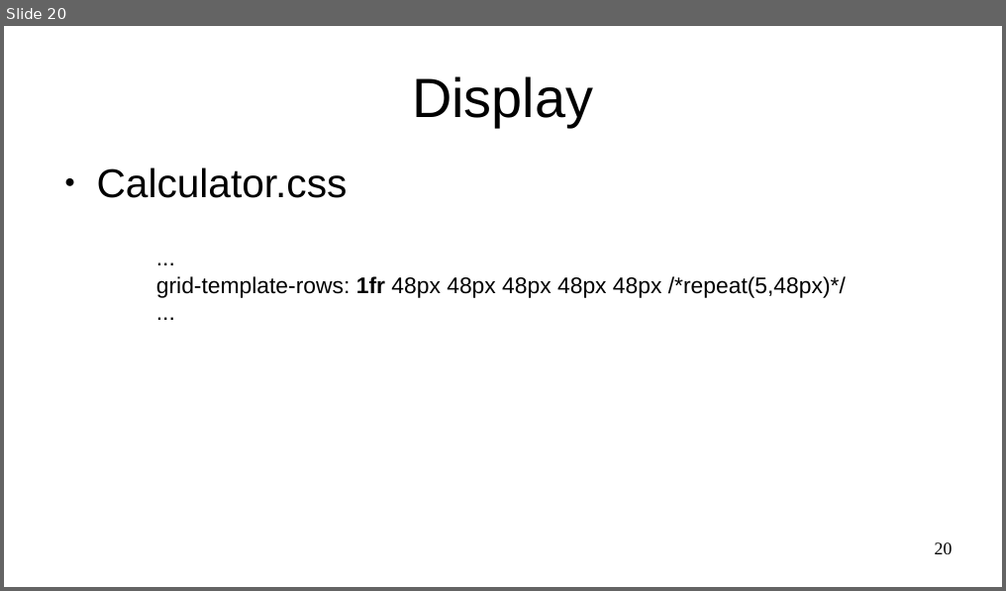
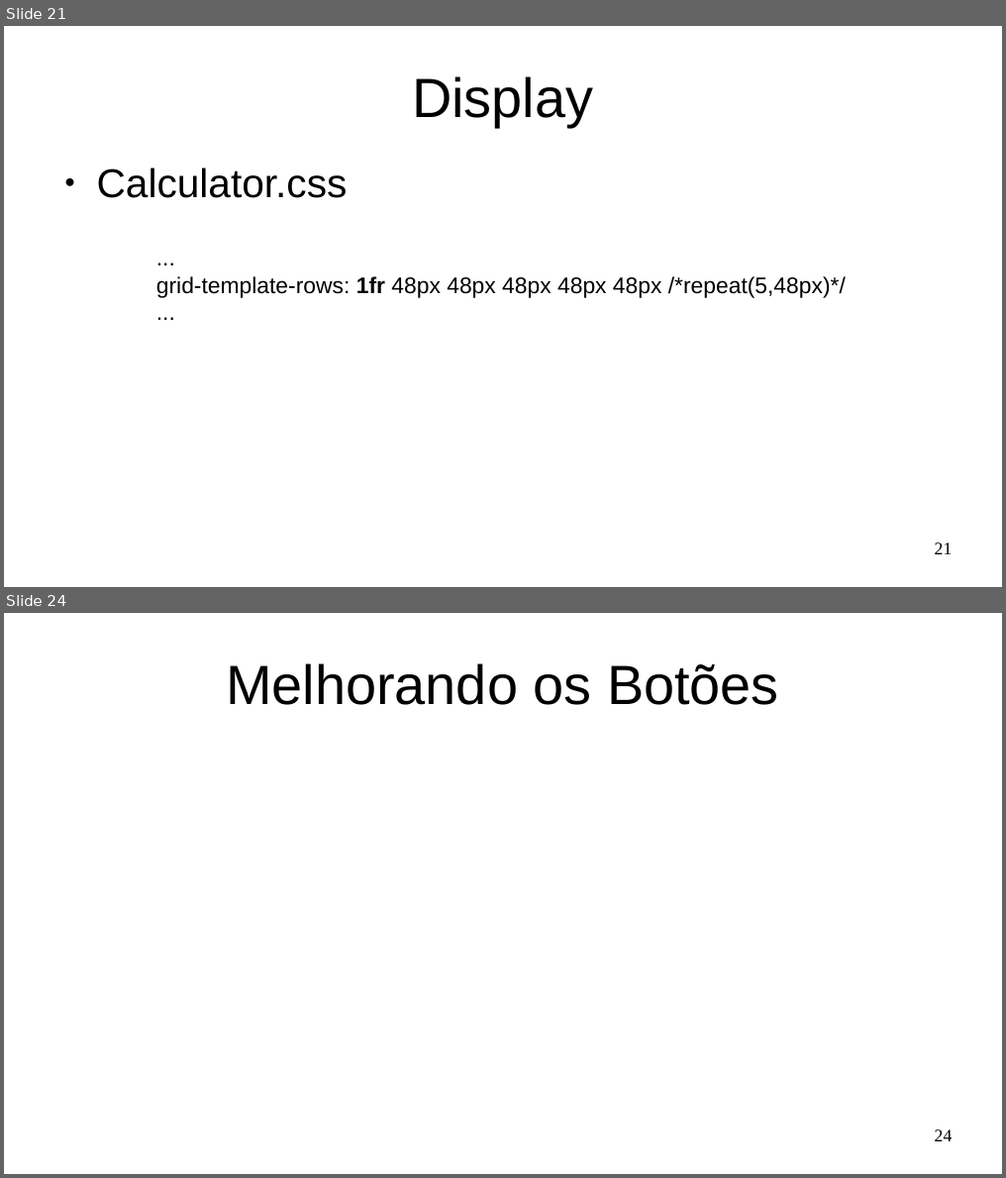
Before and after one commit to Marques-Dev/WEB_2020-1, a slide deck: SLIDES/aula02.odp. Shown one above the other, each under a label of ours: slide 20 before the commit, slides 21 and 24 after it; the slides between them are not shown. The pictures are 1006x591 and 1006x1178 pixels, drawn with LibreOffice and Linux fonts; fonts in the diff are those of the drawing. Boxes give left, top, right and bottom in pixels: in the first picture for what was removed or moved away, otherwise in the second. Text is boxed around its words. In the diff, an @@ line names an element or a change of style, - is before the commit and + after.

```diff
--- a/SLIDES/aula02.odp
+++ b/SLIDES/aula02.odp
@@ slide 24 added at (x1=4, y1=613, x2=1002, y2=1174), background #FFFFFF @@
@@ title added at (x1=226, y1=663, x2=779, y2=705), 44 pt, text #000000 @@
+Melhorando os Botões
@@ page number added at (x1=935, y1=1130, x2=952, y2=1142), 14 pt, text #000000 @@
+24
@@ what was slide 20 is now slide 21 @@
@@ page number at (x1=935, y1=543, x2=952, y2=555): text changed @@
-20
+21
```
Also in this commit, not shown: 4 other slides added, 9 other files.
